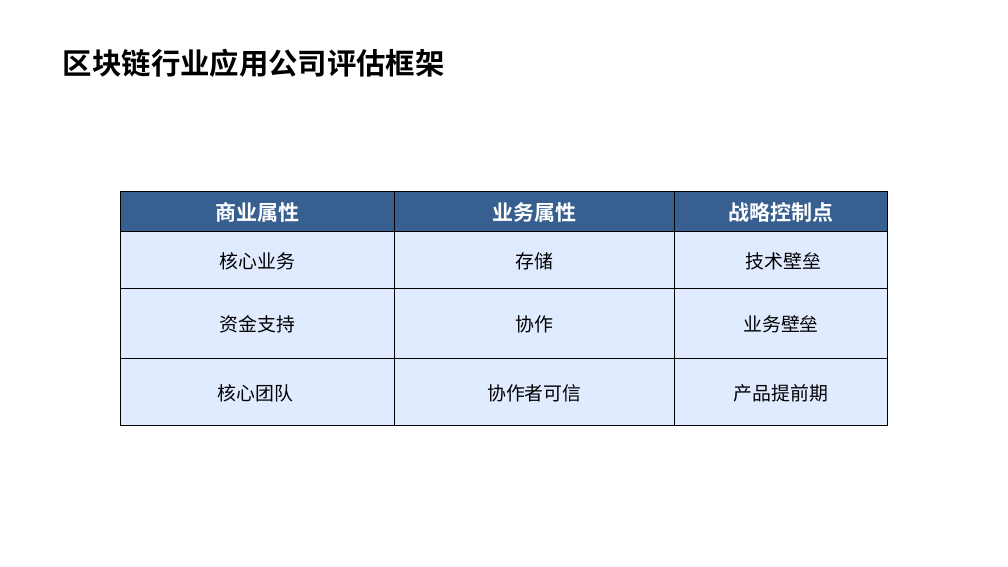
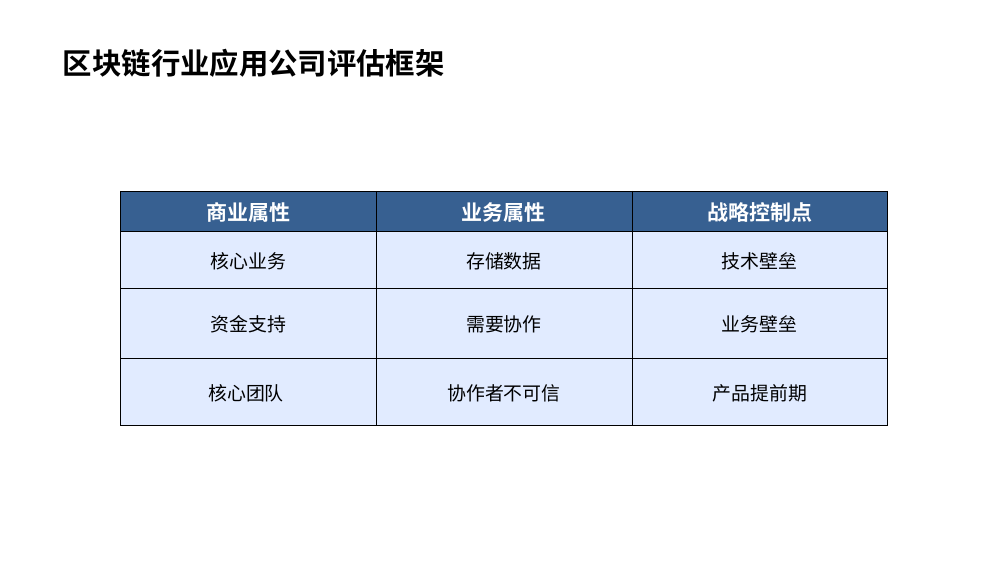
Before and after one commit to livingworld/IA004_blockchain, a slide deck: slide 21 of proc/区块链投资防骗指南 v0.32.pptx. Drawn at 1008x567 pixels with LibreOffice and Linux fonts; fonts in the diff are those of the drawing. Boxes give left, top, right and bottom in pixels: in the first picture for what was removed or moved away, otherwise in the second. Text is boxed around its words. In the diff, an @@ line names an element or a change of style, - is before the commit and + after.

```diff
--- a/proc/区块链投资防骗指南 v0.32.pptx
+++ b/proc/区块链投资防骗指南 v0.32.pptx
@@ table at bbox=[120, 191, 887, 426] @@
-row 2, column 2: 存储
+row 2, column 2: 存储数据
-row 3, column 2: 协作
+row 3, column 2: 需要协作
-row 4, column 2: 协作者可信
+row 4, column 2: 协作者不可信
```
Also in this commit, not shown: 7 other slides changed, 1 slide added, 1 slide removed, 2 other files.
